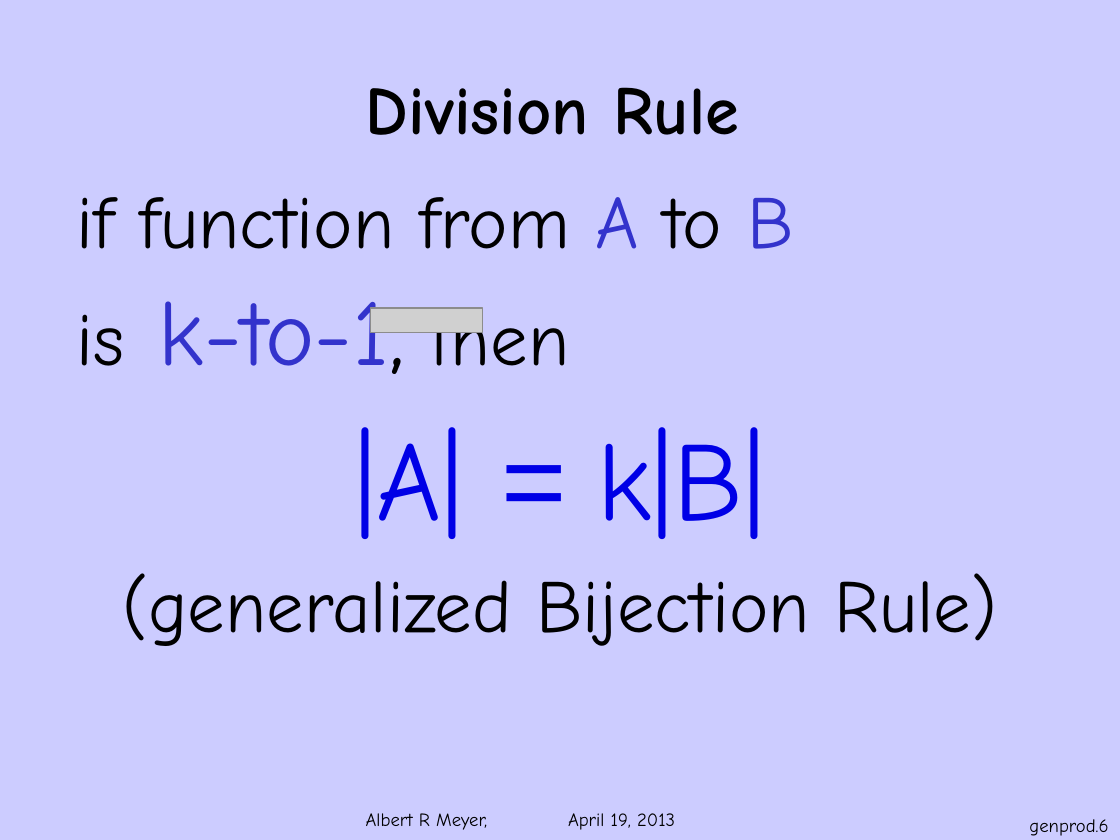
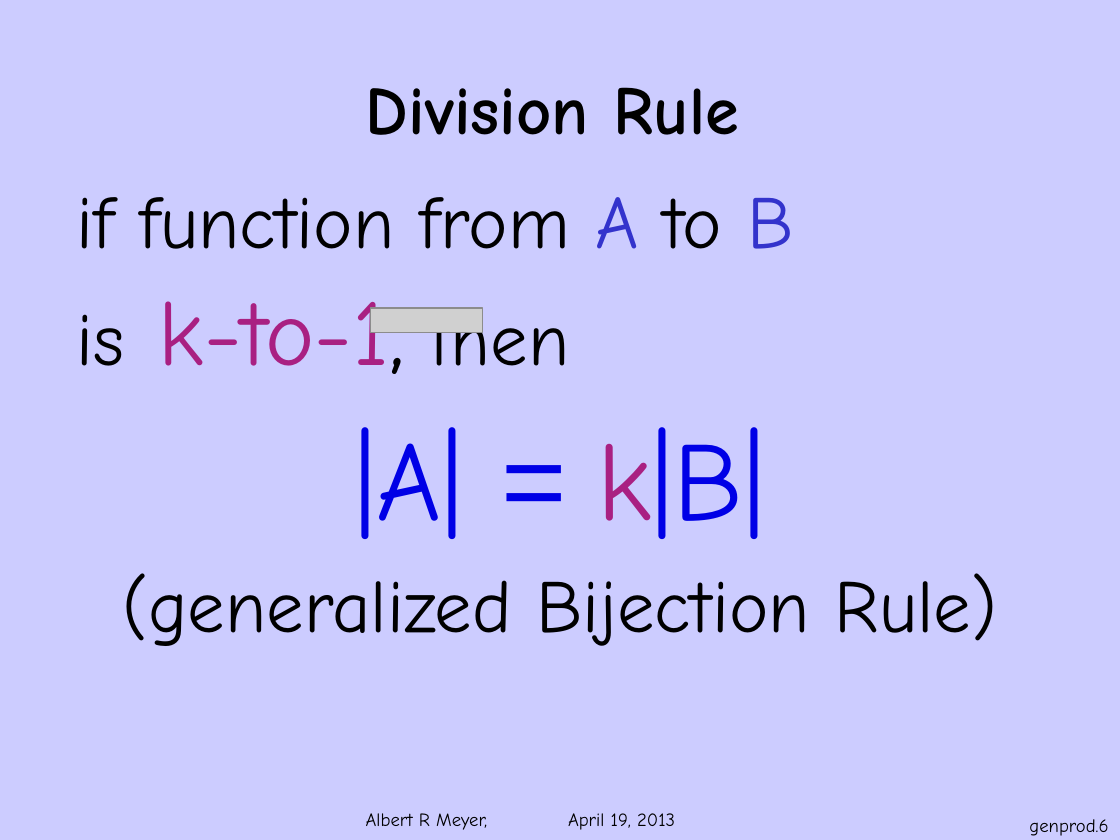
Before and after one commit to armeyer/mcs_web, a slide deck: slide 6 of spring13/slides13/genprod.pptx. Drawn at 1120x840 pixels with LibreOffice and Linux fonts; fonts in the diff are those of the drawing; grey boxes stand for pictures; background and template pictures are left out. Boxes give left, top, right and bottom in pixels: in the first picture for what was removed or moved away, otherwise in the second. Text is boxed around its words. In the diff, an @@ line names an element or a change of style, - is before the commit and + after.

```diff
--- a/spring13/slides13/genprod.pptx
+++ b/spring13/slides13/genprod.pptx
@@ text at (77,301,766,539): text colour #3333CC to #A92082 in "k-to-1,"; text colour #0000E6 to #A92082 in "k|B|" @@
```
Also in this commit, not shown: 5 other slides changed, 14 slides removed, 1 other file.
